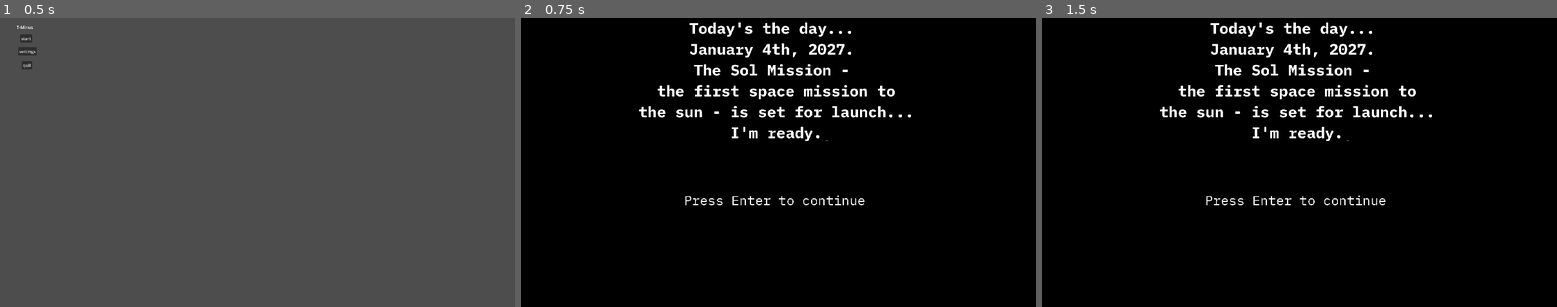
Above: before the commit, frames 1-3 (left to right).
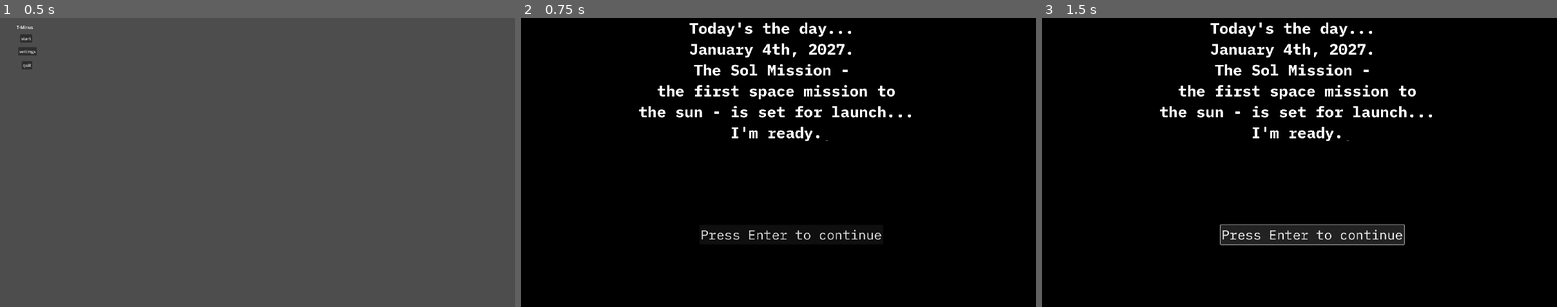
Above: after the commit, the same moments.

Repository: TheMillsheistyoftheEast/T-Minus
Game: Godot game, scene res://scenes/menu.tscn
Same seed, same stepped clock (60 frames per second), same inputs: the game is played once before the commit and once after it.
Inputs (mouse positions are in pixels of both pictures, inside the frame that each line leads up to):
- Up to frame 1 (0.5 s): no input
- Up to frame 2 (0.75 s): click "start" at 0.5 s
- Up to frame 3 (1.5 s): click (1309, 234) at 1.25 s, where only the run after the commit has a clickable "Press Enter to continue"

Frame 1 is identical in both runs. In frame 2, 0.7% of the frame differs, in the area x 31-70%, y 61-77%; in frame 3, 3.0%, in the area x 31-71%, y 61-79%.

Commit message:
Intro: replace label with button and handler
Replaced the static 'Instructions' Label in scenes/intro.tscn with an interactive Button (text: 'Press Here to Continue!') and added a pressed signal connection. Updated scripts/intro.gd to rename the handler to _on_button_pressed which changes scene to res://scenes/find_bomb_game.tscn. Adjusted node offsets and preserved font overrides.

Diff:
--- a/scenes/intro.tscn
+++ b/scenes/intro.tscn
@@ -27,11 +27,11 @@
 I'm ready."
 horizontal_alignment = 1
 
-[node name="Instructions" type="Label" parent="."]
-offset_left = 608.0
-offset_top = 648.0
-offset_right = 1284.0
-offset_bottom = 713.0
+[node name="Button" type="Button" parent="."]
+offset_left = 666.0
+offset_top = 773.0
+offset_right = 857.0
+offset_bottom = 804.0
 theme_override_fonts/font = ExtResource("3_i2l1n")
 theme_override_font_sizes/font_size = 49
 text = "Press Enter to continue"
--- a/scripts/intro.gd
+++ b/scripts/intro.gd
@@ -11,5 +11,5 @@
 	pass
 
 #When the enter button is pressed go to first game
-func on_enter_pressed() -> void:
+func _on_button_pressed() -> void:
 	get_tree().change_scene_to_file("res://scenes/find_bomb_game.tscn")
